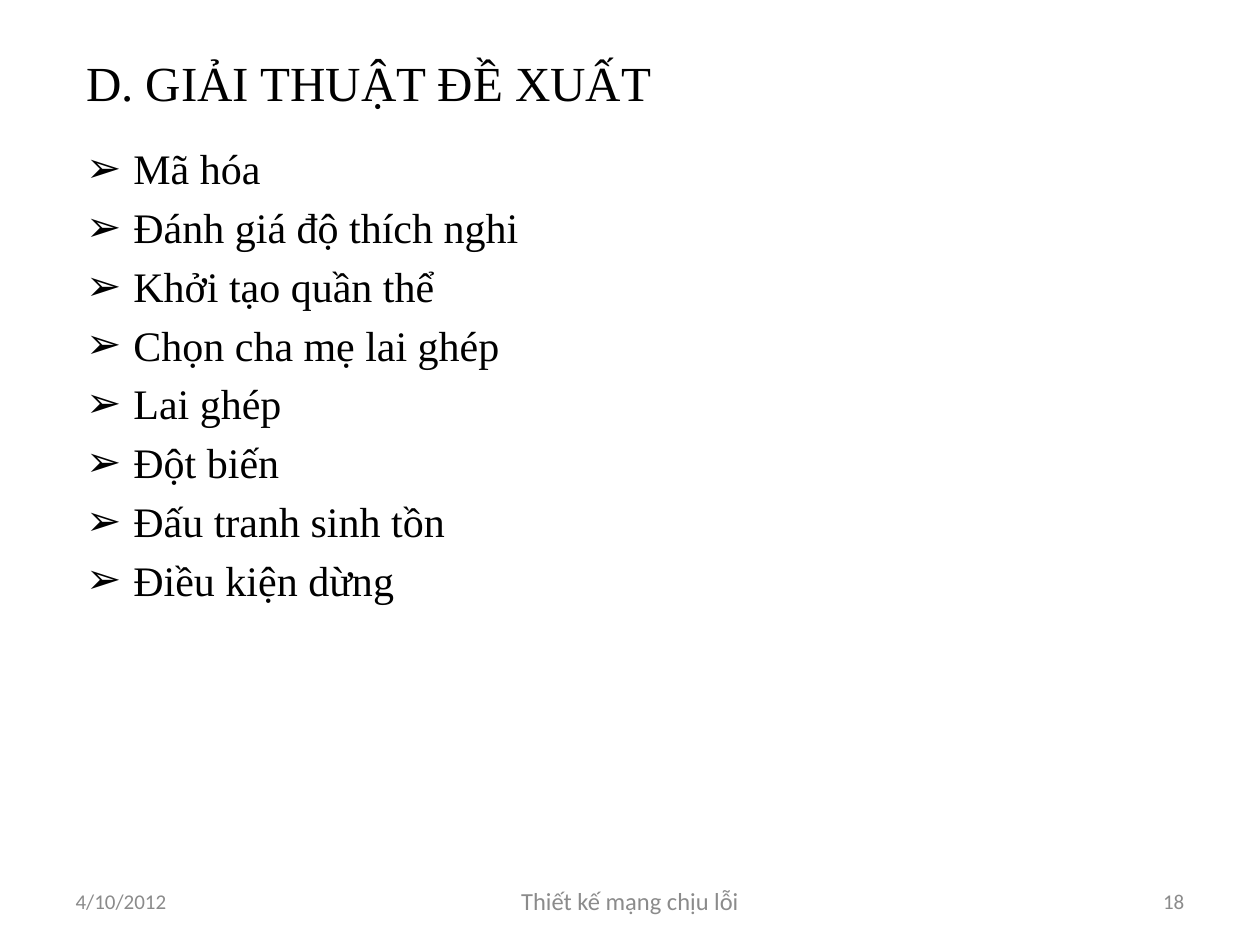
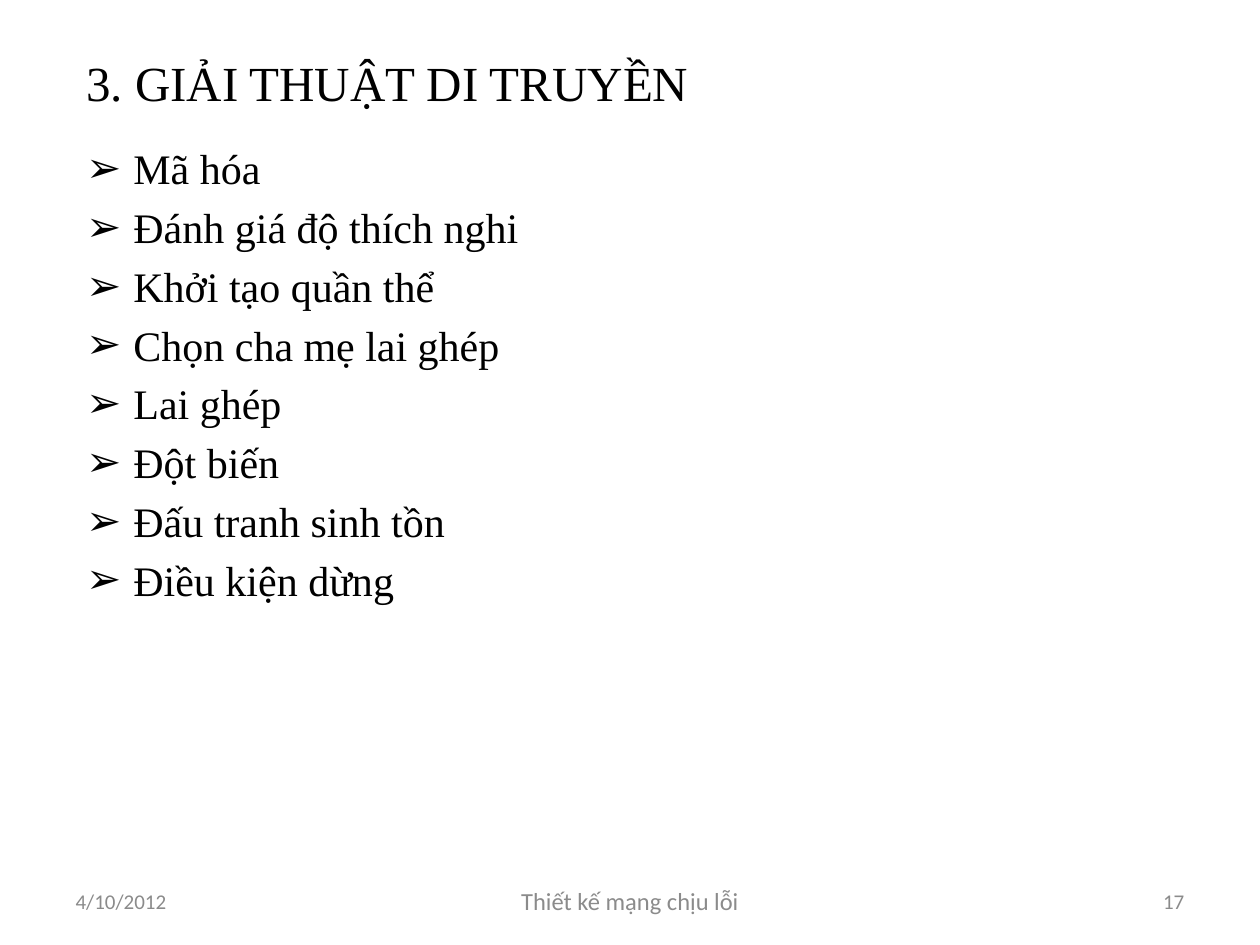
Before and after one commit to luongnv89/GAMSOND, a slide deck: slide 17 of Presents/Luongnv.Intro6.0.pptx (slide 18 before the commit). Drawn at 1260x945 pixels with LibreOffice and Linux fonts; fonts in the diff are those of the drawing. Boxes give left, top, right and bottom in pixels: in the first picture for what was removed or moved away, otherwise in the second. Text is boxed around its words. In the diff, an @@ line names an element or a change of style, - is before the commit and + after.

```diff
--- a/Presents/Luongnv.Intro6.0.pptx
+++ b/Presents/Luongnv.Intro6.0.pptx
@@ title at bbox=[86, 63, 688, 109]: text changed @@
-D. GIẢI THUẬT ĐỀ XUẤT
+3. GIẢI THUẬT DI TRUYỀN
@@ page number at bbox=[1163, 895, 1184, 909]: text changed @@
-18
+17
```
Also in this commit, not shown: 8 other slides changed, 8 slides removed.
